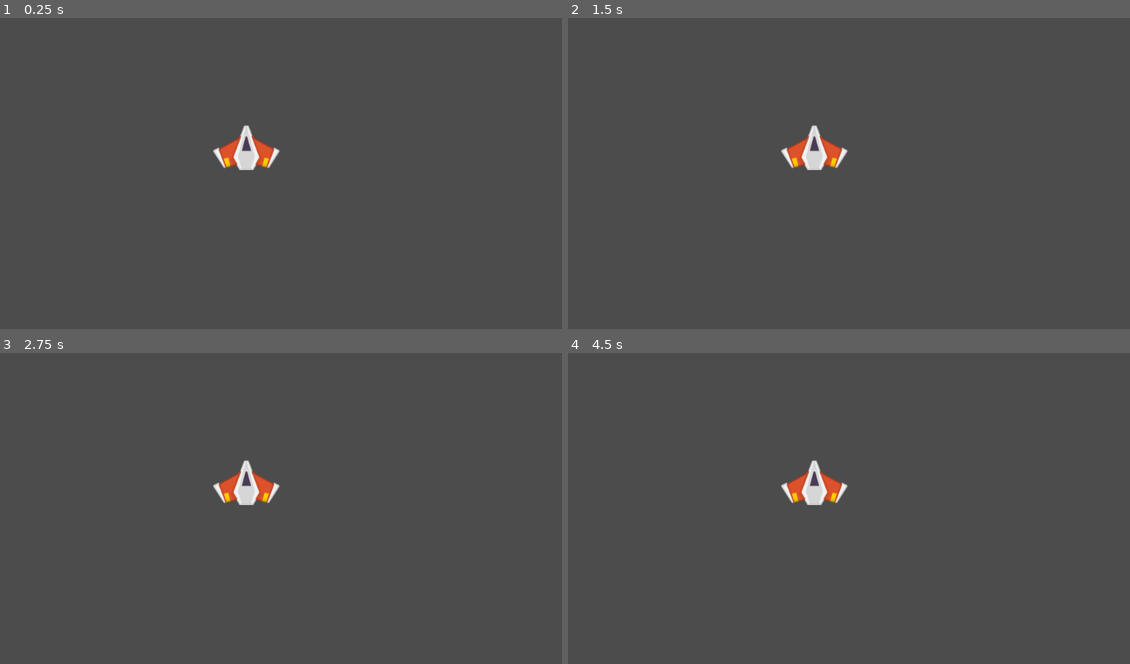
Above: before the commit, frames 1-4 (two rows, left to right).
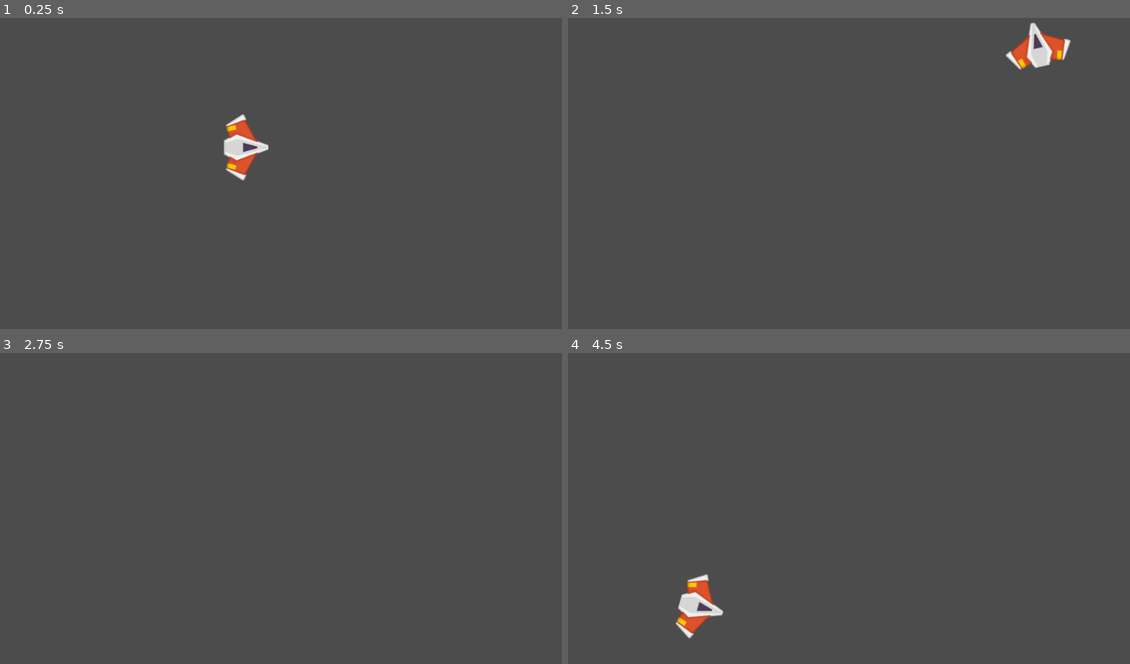
Above: after the commit, the same moments.

Repository: AleprosDev/ProyectoMeteoritoJuego
Game: Godot game, scene res://Juego/Niveles/NivelTest.tscn
The game is run twice, just before and just after one commit, with the same random seed, the same clock (stepped at 60 frames per second) and the same inputs.
Inputs:
- Up to frame 1 (0.25 s): no input
- Up to frame 2 (1.5 s): tap Enter at 0.5 s; hold W (mover_adelante, bound only after the commit) 0.53-1.28 s; hold A (rotar_antihorario, bound only after the commit) 0.53-1.28 s; tap D (rotar_horario, bound only after the commit) at 0.8, 1.35 s; hold S (mover_atras, bound only after the commit) from 1.28 s (still down)
- Up to frame 3 (2.75 s): tap A (rotar_antihorario, bound only after the commit) at 1.55 s; release S (mover_atras, bound only after the commit) at 2.03 s; hold W (mover_adelante, bound only after the commit) from 2.03 s (still down); hold A (rotar_antihorario, bound only after the commit) from 2.03 s (still down); tap D (rotar_horario, bound only after the commit) at 2.3 s
- Up to frame 4 (4.5 s): tap Space at 2.75 s; release A (rotar_antihorario, bound only after the commit) at 2.78 s; tap D (rotar_horario, bound only after the commit) at 2.85, 3.8, 4.35 s; tap A (rotar_antihorario, bound only after the commit) at 3.05 s; release W (mover_adelante, bound only after the commit) at 3.53 s; hold A (rotar_antihorario, bound only after the commit) 3.53-4.28 s; hold S (mover_atras, bound only after the commit) from 3.53 s (still down)

The runs differ from the first frame. In frame 1, 1.1% of the frame differs, in the area x 37-50%, y 30-53%; in frame 2, 1.8%, in the area x 37-90%, y 1-49%; in frame 3, 0.9%; in frame 4, 1.8%.

Commit message:
Inc de metodos, rotacion y mov.
Incorporamos:
-input player de mov direccionales (up, right, etc)
-def. metodo de rotacion
-def. metodo de empuje
-se agrega cubic biezel

Diff:
--- /dev/null
+++ b/Juego/Naves/Player/Player.gd
@@ -0,0 +1,47 @@
+# Player.gd
+class_name Player
+extends RigidBody2D
+
+## Atributos Export
+export var potencia_motor: int = 25
+export var potencia_rotacion: int = 250
+
+## Atributos
+var empuje:Vector2 = Vector2.ZERO
+var dir_rotacion: int = 0
+
+## Metodos
+
+func _cubic_bezier(p0: Vector2, p1: Vector2, p2: Vector2, p3: Vector2, t: float):
+	var q0 = p0.linear_interpolate(p1, t)
+	var q1 = p1.linear_interpolate(p2, t)
+	var q2 = p2.linear_interpolate(p3, t)
+
+	var r0 = q0.linear_interpolate(q1, t)
+	var r1 = q1.linear_interpolate(q2, t)
+
+	var s = r0.linear_interpolate(r1, t)
+	return s
+
+func _integrate_forces(state: Physics2DDirectBodyState) -> void:
+	apply_central_impulse(empuje.rotated(rotation))
+	apply_torque_impulse(dir_rotacion * potencia_rotacion)
+
+func _process(delta: float) -> void:
+	player_input()
+
+## Metodos customs
+func player_input() -> void:
+	# Empuje
+	empuje = Vector2.ZERO
+	if Input.is_action_pressed("mover_adelante"):
+		empuje = Vector2(potencia_motor, 0)
+	elif Input.is_action_pressed("mover_atras"):
+		empuje = Vector2(-potencia_motor, 0)
+
+	# Rotacion
+	dir_rotacion = 0
+	if Input.is_action_pressed("rotar_horario"):
+		dir_rotacion += 1
+	elif Input.is_action_pressed("rotar_antihorario"):
+		dir_rotacion -= 1
--- a/Juego/Naves/Player/Player.tscn
+++ b/Juego/Naves/Player/Player.tscn
@@ -1,13 +1,20 @@
-[gd_scene load_steps=3 format=2]
+[gd_scene load_steps=4 format=2]
 
 [ext_resource path="res://Juego/Naves/Player/player_orange.png" type="Texture" id=1]
+
+[sub_resource type="PhysicsMaterial" id=2]
+friction = 0.5
 
 [sub_resource type="CircleShape2D" id=1]
 radius = 40.0125
 
 [node name="Player" type="RigidBody2D"]
+physics_material_override = SubResource( 2 )
+linear_damp = 1.0
+angular_damp = 5.0
 
 [node name="Sprite" type="Sprite" parent="."]
+rotation = 1.5708
 texture = ExtResource( 1 )
 
 [node name="CollisionShape2D" type="CollisionShape2D" parent="."]
--- a/Juego/Niveles/NivelTest.tscn
+++ b/Juego/Niveles/NivelTest.tscn
@@ -1,6 +1,7 @@
-[gd_scene load_steps=2 format=2]
+[gd_scene load_steps=3 format=2]
 
 [ext_resource path="res://Juego/Naves/Player/Player.tscn" type="PackedScene" id=1]
+[ext_resource path="res://Juego/Naves/Player/Player.gd" type="Script" id=2]
 
 [node name="NivelTest" type="Node2D"]
 
@@ -8,3 +9,4 @@
 position = Vector2( 493, 294 )
 gravity_scale = 0.0
 can_sleep = false
+script = ExtResource( 2 )
--- a/project.godot
+++ b/project.godot
@@ -8,11 +8,48 @@
 
 config_version=4
 
+_global_script_classes=[ {
+"base": "RigidBody2D",
+"class": "Player",
+"language": "GDScript",
+"path": "res://Juego/Naves/Player/Player.gd"
+} ]
+_global_script_class_icons={
+"Player": ""
+}
+
 [application]
 
 config/name="ProyectoMeteoritoJuego"
 run/main_scene="res://Juego/Niveles/NivelTest.tscn"
 config/icon="res://icon.png"
+
+[input]
+
+mover_adelante={
+"deadzone": 0.5,
+"events": [ Object(InputEventKey,"resource_local_to_scene":false,"resource_name":"","device":0,"alt":false,"shift":false,"control":false,"meta":false,"command":false,"pressed":false,"scancode":87,"physical_scancode":0,"unicode":0,"echo":false,"script":null)
+, Object(InputEventKey,"resource_local_to_scene":false,"resource_name":"","device":0,"alt":false,"shift":false,"control":false,"meta":false,"command":false,"pressed":false,"scancode":16777232,"physical_scancode":0,"unicode":0,"echo":false,"script":null)
+ ]
+}
+mover_atras={
+"deadzone": 0.5,
+"events": [ Object(InputEventKey,"resource_local_to_scene":false,"resource_name":"","device":0,"alt":false,"shift":false,"control":false,"meta":false,"command":false,"pressed":false,"scancode":83,"physical_scancode":0,"unicode":0,"echo":false,"script":null)
+, Object(InputEventKey,"resource_local_to_scene":false,"resource_name":"","device":0,"alt":false,"shift":false,"control":false,"meta":false,"command":false,"pressed":false,"scancode":16777234,"physical_scancode":0,"unicode":0,"echo":false,"script":null)
+ ]
+}
+rotar_horario={
+"deadzone": 0.5,
+"events": [ Object(InputEventKey,"resource_local_to_scene":false,"resource_name":"","device":0,"alt":false,"shift":false,"control":false,"meta":false,"command":false,"pressed":false,"scancode":68,"physical_scancode":0,"unicode":0,"echo":false,"script":null)
+, Object(InputEventKey,"resource_local_to_scene":false,"resource_name":"","device":0,"alt":false,"shift":false,"control":false,"meta":false,"command":false,"pressed":false,"scancode":16777233,"physical_scancode":0,"unicode":0,"echo":false,"script":null)
+ ]
+}
+rotar_antihorario={
+"deadzone": 0.5,
+"events": [ Object(InputEventKey,"resource_local_to_scene":false,"resource_name":"","device":0,"alt":false,"shift":false,"control":false,"meta":false,"command":false,"pressed":false,"scancode":65,"physical_scancode":0,"unicode":0,"echo":false,"script":null)
+, Object(InputEventKey,"resource_local_to_scene":false,"resource_name":"","device":0,"alt":false,"shift":false,"control":false,"meta":false,"command":false,"pressed":false,"scancode":16777231,"physical_scancode":0,"unicode":0,"echo":false,"script":null)
+ ]
+}
 
 [physics]
 
